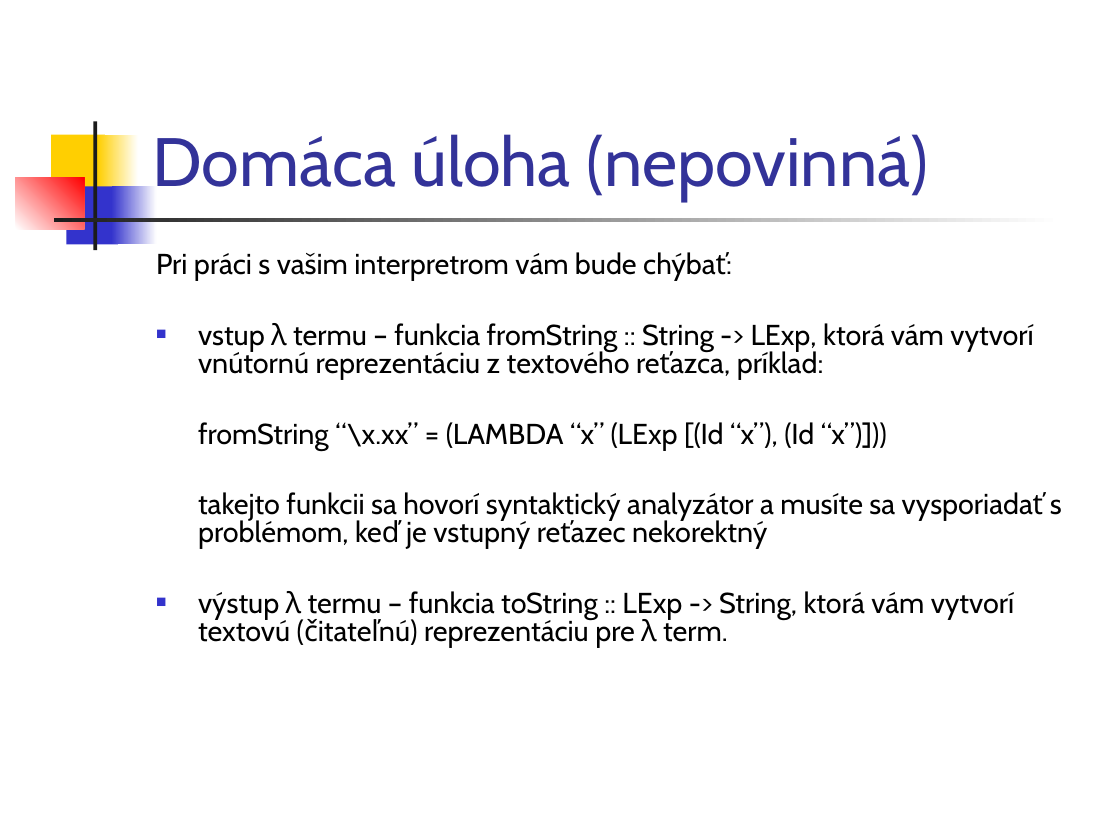
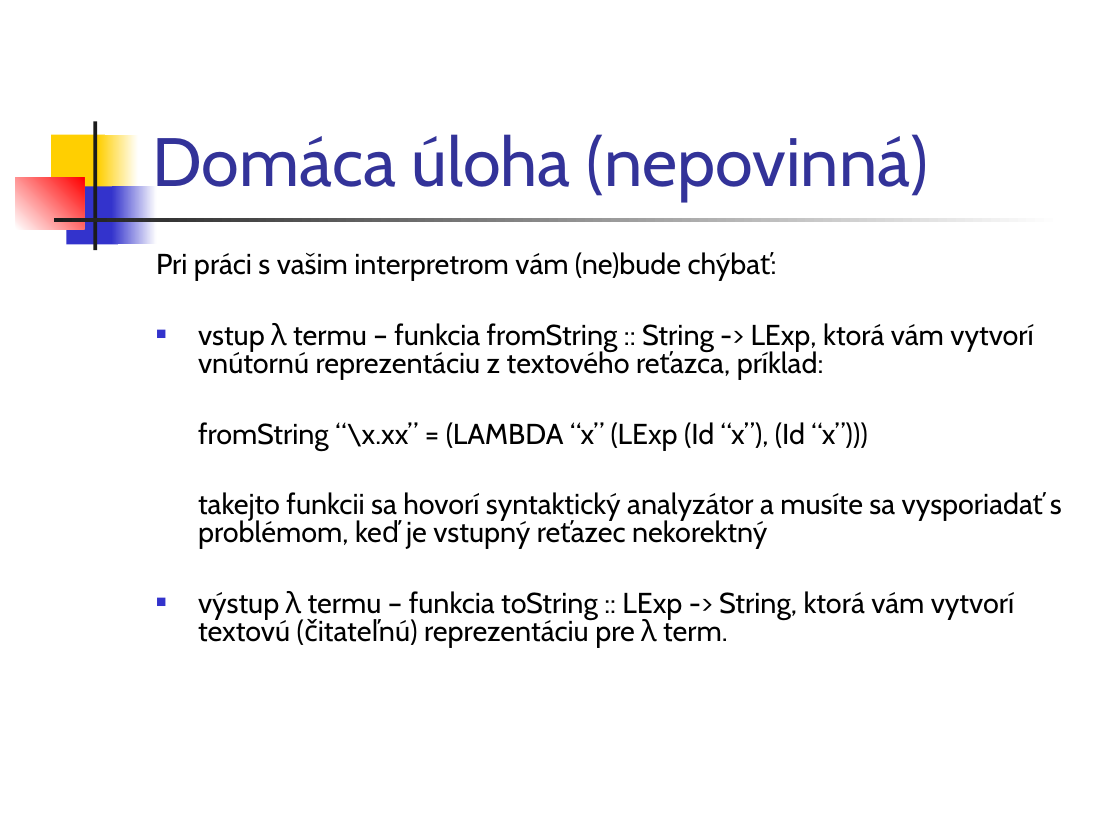
Before and after one commit to Funkcionalne/Prednasky, a slide deck: slide 2 of 06/06_fpro.ppt. Drawn at 1120x840 pixels with LibreOffice and Linux fonts; fonts in the diff are those of the drawing. Boxes give left, top, right and bottom in pixels: in the first picture for what was removed or moved away, otherwise in the second. Text is boxed around its words. In the diff, an @@ line names an element or a change of style, - is before the commit and + after.

```diff
--- a/06/06_fpro.ppt
+++ b/06/06_fpro.ppt
@@ text at (x1=156, y1=252, x2=681, y2=281): text changed @@
-Pri práci s vašim interpretrom vám bude chýbať:
+Pri práci s vašim interpretrom vám (ne)bude chýbať:
@@ text at (x1=198, y1=422, x2=868, y2=450): text changed @@
-fromString “\x.xx” = (LAMBDA “x” (LExp [(Id “x”), (Id “x”)]))
+fromString “\x.xx” = (LAMBDA “x” (LExp (Id “x”), (Id “x”)))
```
Also in this commit, not shown: 3 other slides changed, 11 other files.
